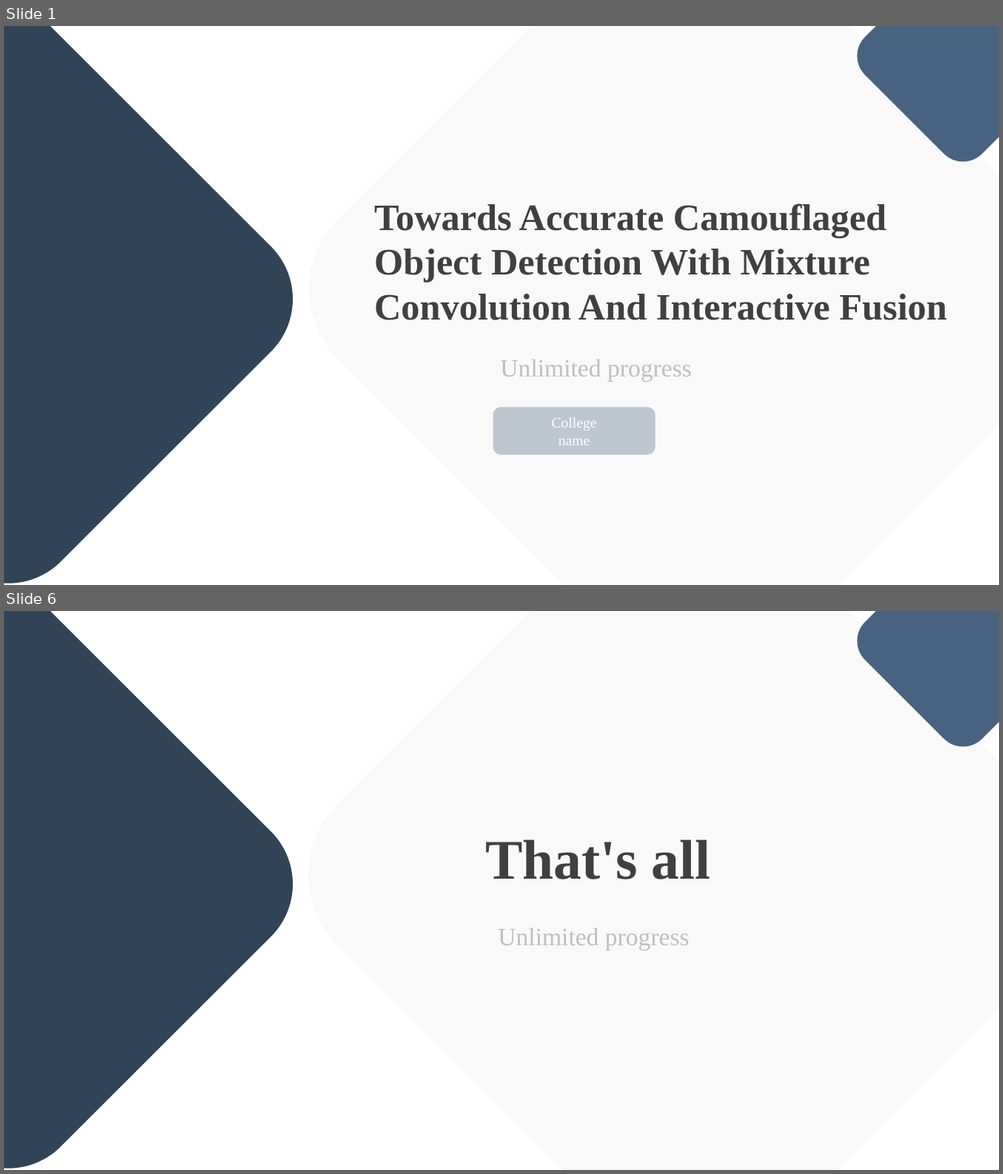
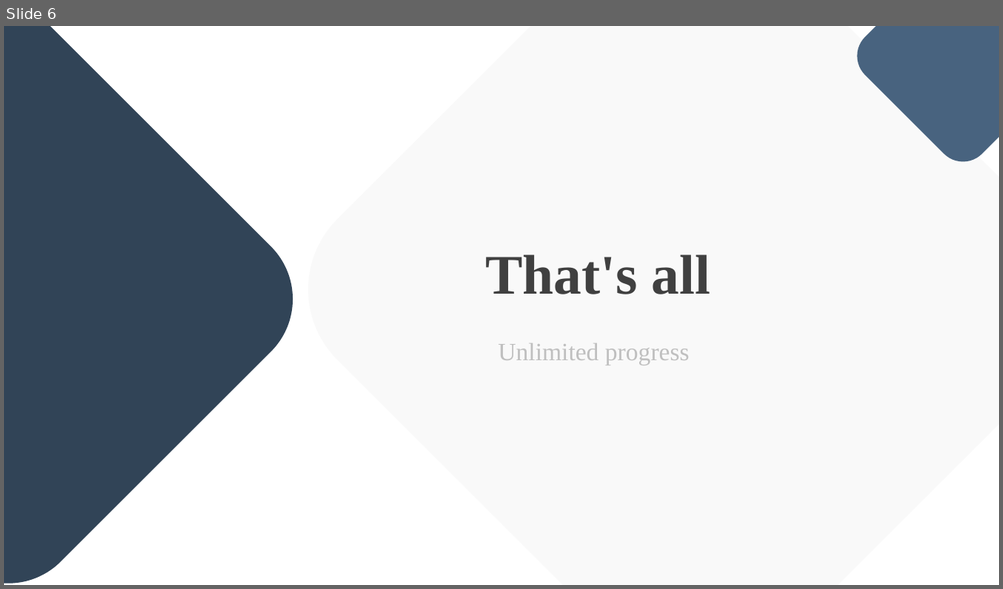
Before and after one commit to LSTM-Kirigaya/DIY-PPT-Template, a slide deck: 深蓝简约.pptx. Shown one above the other, each under a label of ours: slides 1 and 6 before the commit, slide 6 after it; the slides between them are not shown. The pictures are 1003x1174 and 1003x589 pixels, drawn with LibreOffice and Linux fonts; fonts in the diff are those of the drawing. Boxes give left, top, right and bottom in pixels: in the first picture for what was removed or moved away, otherwise in the second. Text is boxed around its words. In the diff, an @@ line names an element or a change of style, - is before the commit and + after.

```diff
--- a/深蓝简约.pptx
+++ b/深蓝简约.pptx
@@ slide 1 removed at box(4, 26, 999, 585), background #FFFFFF @@
@@ rounded rectangle removed at box(4, 26, 323, 585) @@
@@ rounded rectangle removed at box(267, 26, 999, 585) @@
@@ rounded rectangle removed at box(845, 26, 999, 173) @@
@@ text removed at box(374, 204, 947, 321) @@
-Towards Accurate Camouflaged Object Detection With Mixture Convolution And Interactive Fusion
@@ text removed at box(500, 360, 691, 382) @@
-Unlimited progress
@@ rounded rectangle removed at box(492, 407, 654, 455) @@
-College
-name
```
Also in this commit, not shown: 1 slide changed, 4 slides added, 3 other slides removed, 4 other files.
